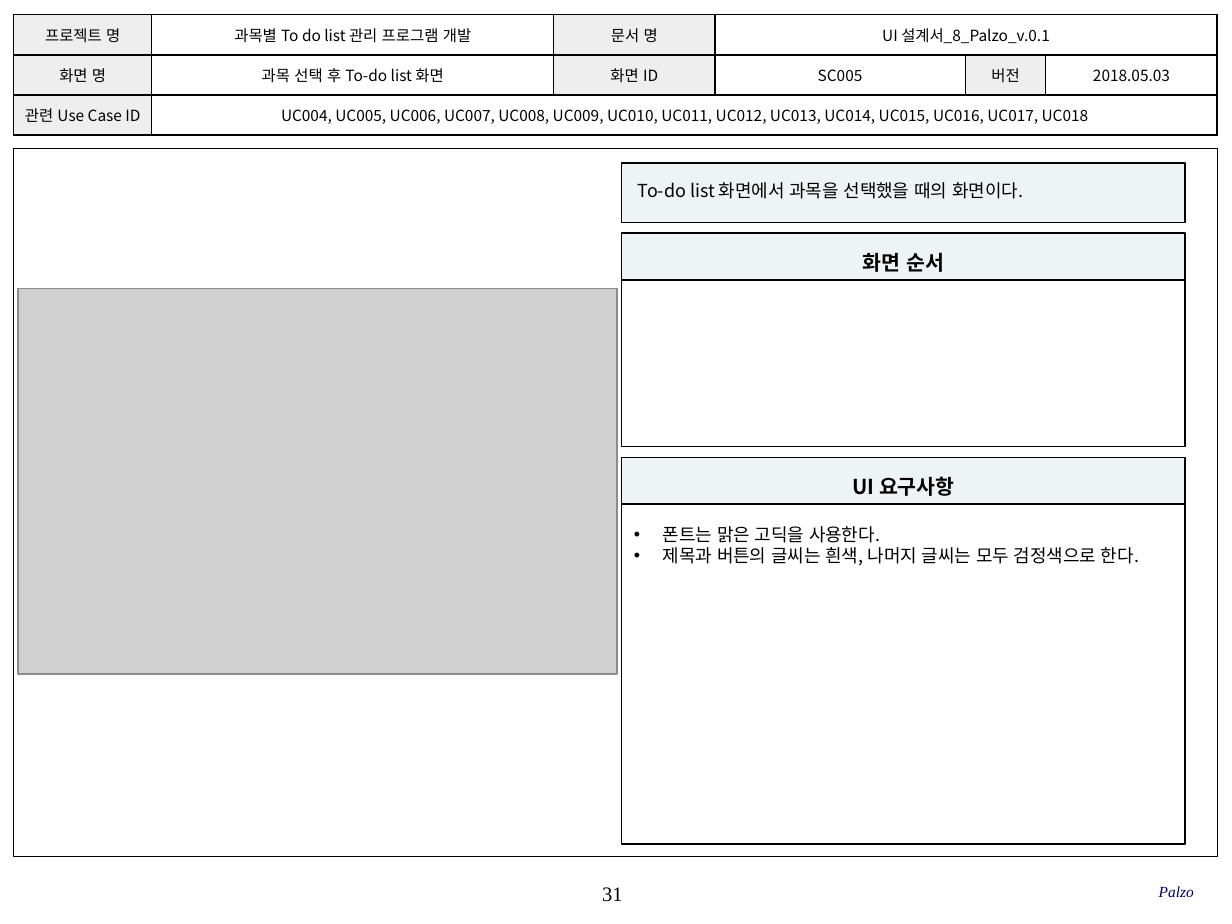
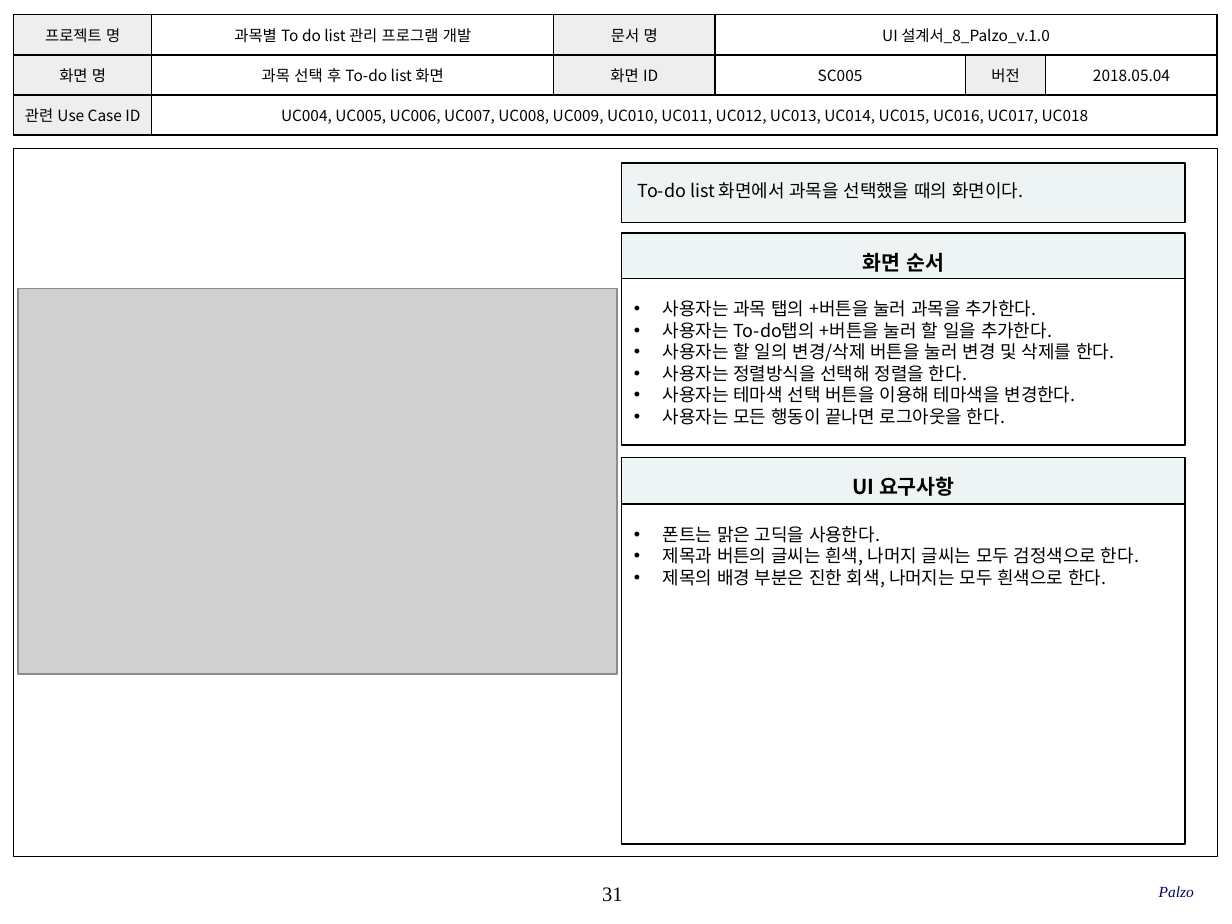
Before and after one commit to SMU-SE-Admin/18-1_8_PALZO_Doc, a slide deck: slide 31 of 03 설계/UI 설계서_8_Palzo.pptx. Drawn at 1232x924 pixels with LibreOffice and Linux fonts; fonts in the diff are those of the drawing; grey boxes stand for pictures; background and template pictures are left out. Boxes give left, top, right and bottom in pixels: in the first picture for what was removed or moved away, otherwise in the second. Text is boxed around its words. In the diff, an @@ line names an element or a change of style, - is before the commit and + after.

Commit message:
#1102 UI 설계서 작성
모든 항목 작성 완료

```diff
--- a/03 설계/UI 설계서_8_Palzo.pptx
+++ b/03 설계/UI 설계서_8_Palzo.pptx
@@ table at bbox=[14, 15, 1216, 136] @@
-row 1, column 4: UI 설계서_8_Palzo_v.0.1
+row 1, column 4: UI 설계서_8_Palzo_v.1.0
-row 2, column 6: 2018.05.03
+row 2, column 6: 2018.05.04
@@ text in rectangle at bbox=[663, 300, 1114, 425]: text added @@
+• 사용자는 과목 탭의 +버튼을 눌러 과목을 추가한다.
+• 사용자는 To-do탭의 +버튼을 눌러 할 일을 추가한다.
+• 사용자는 할 일의 변경/삭제 버튼을 눌러 변경 및 삭제를 한다.
+• 사용자는 정렬방식을 선택해 정렬을 한다.
+• 사용자는 테마색 선택 버튼을 이용해 테마색을 변경한다.
+• 사용자는 모든 행동이 끝나면 로그아웃을 한다.
@@ text in rectangle at bbox=[663, 569, 1106, 588]: paragraph added @@
+• 제목의 배경 부분은 진한 회색, 나머지는 모두 흰색으로 한다.
```
Also in this commit, not shown: 36 other slides changed, 2 slides added.
